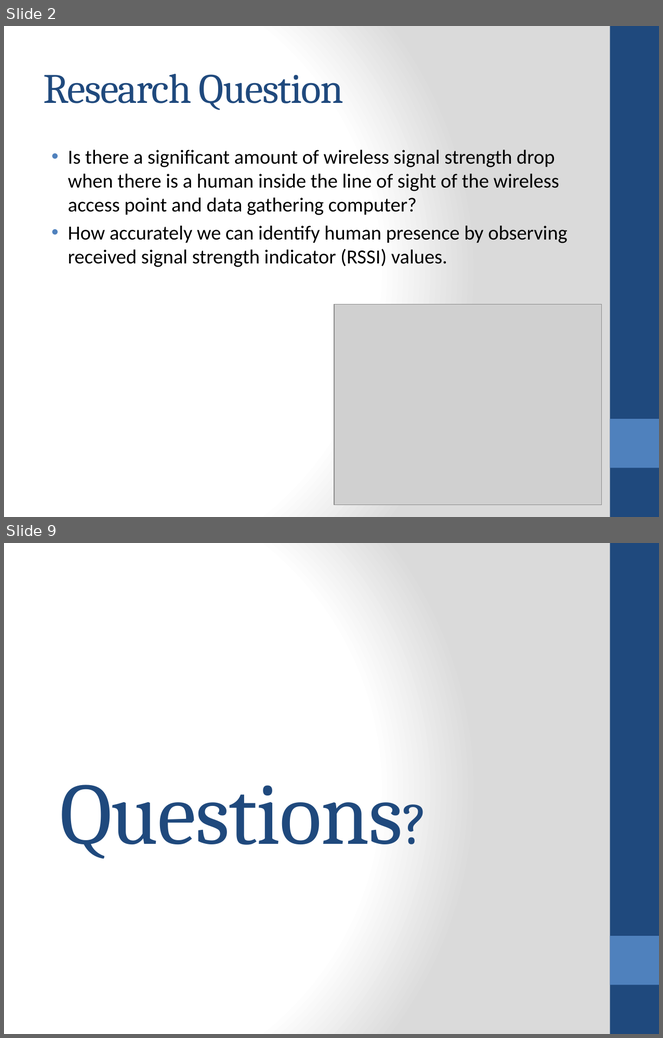
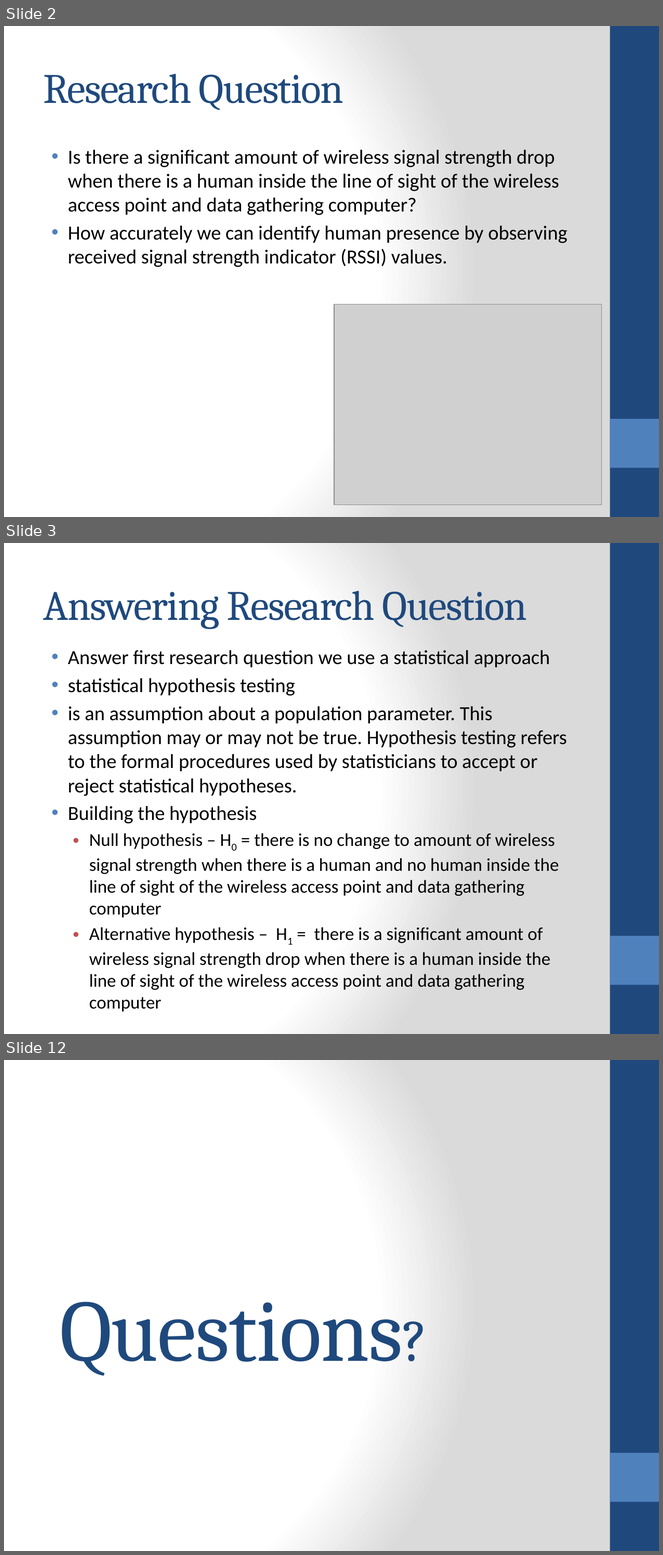
Before and after one commit to jithendra89/research, a slide deck: presentations/interim-final.pptx. Shown one above the other, each under a label of ours: slides 2 and 9 before the commit, slides 2, 3 and 12 after it; the slides between them are not shown. The pictures are 663x1038 and 663x1555 pixels, drawn with LibreOffice and Linux fonts; fonts in the diff are those of the drawing; grey boxes stand for pictures. Boxes give left, top, right and bottom in pixels: in the first picture for what was removed or moved away, otherwise in the second. Text is boxed around its words. In the diff, an @@ line names an element or a change of style, - is before the commit and + after.

```diff
--- a/presentations/interim-final.pptx
+++ b/presentations/interim-final.pptx
@@ slide 3 added at box(4, 543, 659, 1034), background gradient #FFFFFF to #DADADA; not listed: 2 template elements that a slide beside it also shows @@
@@ title added at box(44, 591, 528, 629), 46 pt, text #1F497D @@
+Answering Research Question
@@ text added at box(68, 650, 567, 1012), 20 pt, text #000000 @@
+• Answer first research question we use a statistical approach
+• statistical hypothesis testing
+• is an assumption about a population parameter. This assumption may or may not be true. Hypothesis testing refers to the formal procedures used by statisticians to accept or reject statistical hypotheses.
+• Building the hypothesis
+  • Null hypothesis – H0 = there is no change to amount of wireless signal strength when there is a human and no human inside the line of sight of the wireless access point and data gathering computer
+  • Alternative hypothesis – H1 = there is a significant amount of wireless signal strength drop when there is a human inside the line of sight of the wireless access point and data gathering computer
@@ what was slide 9 is now slide 12 @@
```
Also in this commit, not shown: 6 slides changed, 2 other slides added.
